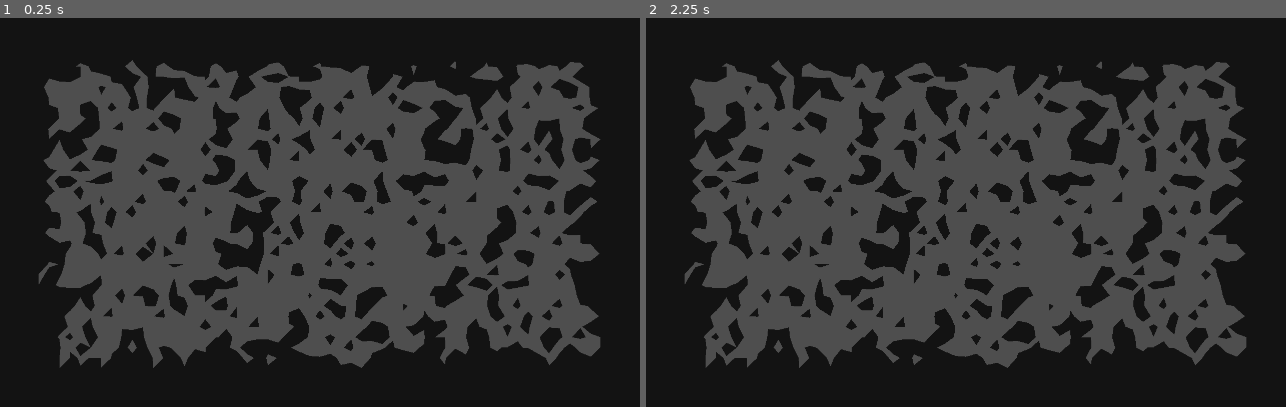
Above: before the commit, frames 1-2 (left to right).
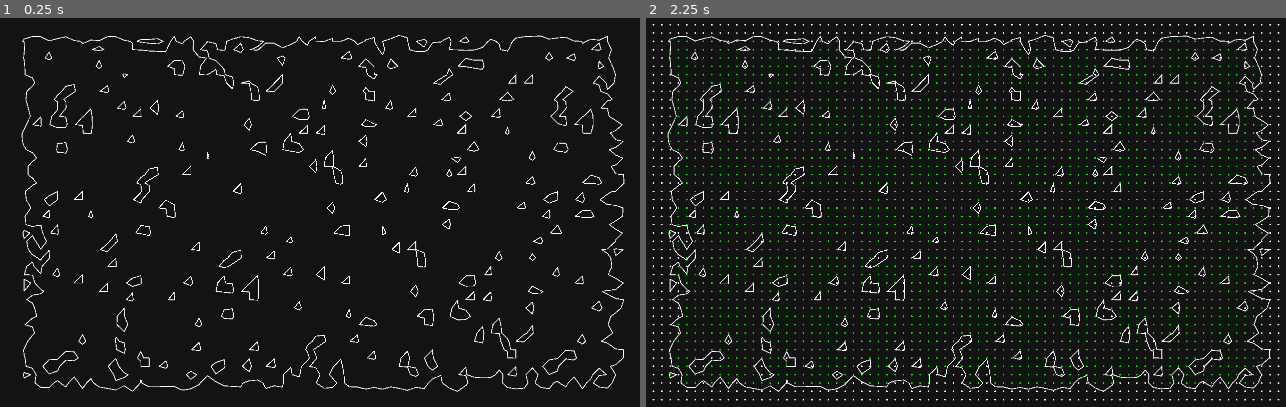
Above: after the commit, the same moments.

Repository: SoloByte/godot-tools
Game: Godot game, scene res://World.tscn
The game is run twice, just before and just after one commit, with the same random seed, the same clock (stepped at 60 frames per second) and the same inputs.
Inputs:
- Up to frame 1 (0.25 s): no input
- Up to frame 2 (2.25 s): tap Enter at 0.5, 2 s; tap Tab at 0.6, 1.35, 2.1 s; tap Space at 1.25 s

The runs differ from the first frame. In frame 1, 48% of the frame differs, in the area x 3-98%, y 4-97%; in frame 2, 50%, in the area x 0-100%, y 1-99%.

Commit message:
marching square improvements.

Diff:
--- /dev/null
+++ b/projects/map-generators/marching-squares/DebugLine.gd
@@ -0,0 +1,10 @@
+extends Line2D
+
+
+
+
+func spawn(a : Vector2, b : Vector2, w : float = 1.0, color : Color = Color.white) -> void:
+	width = max(w,2.0)
+	default_color = color
+	add_point(a)
+	add_point(b)
--- /dev/null
+++ b/projects/map-generators/marching-squares/DebugLine.tscn
@@ -0,0 +1,11 @@
+[gd_scene load_steps=2 format=2]
+
+[ext_resource path="res://marching-squares/DebugLine.gd" type="Script" id=1]
+
+[node name="DebugLine" type="Line2D"]
+width = 1.0
+default_color = Color( 1, 1, 1, 1 )
+joint_mode = 2
+begin_cap_mode = 2
+end_cap_mode = 2
+script = ExtResource( 1 )
--- a/projects/map-generators/marching-squares/MarchingSquareWorld.gd
+++ b/projects/map-generators/marching-squares/MarchingSquareWorld.gd
@@ -1,53 +1,75 @@
 extends Node2D
 
-
+const DEBUG_LINE_TEMPLATE : PackedScene = preload("res://marching-squares/DebugLine.tscn")
 const SIZE : Vector2 = Vector2(1500,900)
 const POS : Vector2 = Vector2(210, 100)
-const RES : int = 25
+const RES : int = 20
+const THRESHOLD : float = 0.3
+
 
 var generator : MarchingSquaresGenerator
 
 var map : Dictionary = {}
 var zoff : float = 0.0
 
+
+var draw_debug : bool = false
+
+
 func _ready() -> void:
 	randomize()
 	generator = MarchingSquaresGenerator.new(POS, SIZE, RES, Vector2(1, 1), -1, 9.0, 10.0, 5.0)
 
 #	map = generator.generateStaticLines(0.0, 0.4, true, 0.1)
-	map = generator.generateStaticPolygons(0.0, 0.4, true, 0.1)
+	map = generator.generateStaticLines(0.0, THRESHOLD, true, true, 0.1)
 	update()
+
+	if map.has("lines") and map.lines.size() > 0:
+		spawnDebugLines(map.lines, RES / 8)
 
 #func _process(delta: float) -> void:
 #	map = generator.generateStaticLines(zoff, 0.4, true)
 #	update()
 #	zoff += delta * 0.1
 
+func _input(event: InputEvent) -> void:
+	if event is InputEventKey:
+		if event.scancode == KEY_TAB:
+			if event.is_pressed():
+				draw_debug = not draw_debug
+				update()
 
+
+func spawnDebugLines(lines : Array, w : float = 1.0, color := Color.white) -> void:
+	for i in range(0, map.lines.size(), 2):
+		var line = DEBUG_LINE_TEMPLATE.instance()
+		add_child(line)
+		line.spawn(map.lines[i], map.lines[i + 1], w, color)
 
 func _draw() -> void:
 #	draw_rect(Rect2(POS - Vector2(RES,RES), SIZE + Vector2(RES,RES) * 2), Color.white, false, RES/ 4.0, true)
 	if not map: return
 
-#	if map.field.size() > 0:
-#		for point in map.field:
-#			var pos := Vector2(point.x, point.y)
-#	#		var value : float = (point.z + 1) * 0.5
-#			draw_circle(pos, RES / 8, Color(0,0,1,point.z))
-
-	if map.has("polygons") and map.polygons.size() > 0:
-		for poly in map.polygons:
-			draw_colored_polygon(poly, Color(1.0, 1.0, 1.0, 0.25))
-
-	if map.has("lines") and map.lines.size() > 0:
-		for i in range(0, map.lines.size(), 2):
-			draw_line(map.lines[i], map.lines[i + 1], Color.white, RES / 8.0, true)
+	if draw_debug:
+		if map.field.size() > 0:
+			for point in map.field:
+				var pos := Vector2(point.x, point.y)
+				var color := Color.white
+				if point.z >= THRESHOLD:
+					color = Color.green
+				draw_circle(pos, RES / 8, color)
+#		if map.cases.size() > 0:
+#			for i in range(map.cases.size()):
+#				var case = map.cases[i]
+#				var pos : Vector2 = Vector2(map.field[i].x, map.field[i].y) + Vector2(RES, RES) * 0.5
+#				var default_font = Control.new().get_font("font")
+#				draw_string(default_font, pos, str(case))
 
 
-
-#	if map.cases.size() > 0:
-#		for i in range(map.cases.size()):
-#			var case = map.cases[i]
-#			var pos : Vector2 = Vector2(map.field[i].x, map.field[i].y) + Vector2(RES, RES) * 0.5
-#			var default_font = Control.new().get_font("font")
-#			draw_string(default_font, pos, str(case))
+#	if map.has("polygons") and map.polygons.size() > 0:
+#		for poly in map.polygons:
+#			draw_colored_polygon(poly, Color(1.0, 1.0, 1.0, 0.25))
+#
+#	if map.has("lines") and map.lines.size() > 0:
+#		for i in range(0, map.lines.size(), 2):
+#			draw_line(map.lines[i], map.lines[i + 1], Color.white, RES / 8.0, true)
--- a/projects/map-generators/marching-squares/MarchingSquaresGenerator.gd
+++ b/projects/map-generators/marching-squares/MarchingSquaresGenerator.gd
@@ -123,49 +123,70 @@
 
 #figure out a better way to generate the cases
 
-func generateStaticLines(zoff : float = 0.0, threshold : float = 0.5, interpolate : bool = true, edge_factor : float = 0.1) -> Dictionary:
+func generateStaticCases(zoff : float = 0.0, threshold : float = 0.5, interpolate : bool = true, use_noise : bool = true, edge_factor : float = 0.0) -> Dictionary:
 	var field : Array = []
-	var lines : Array = []
 	var cases : Array = []
-	generateField(field, rows, cols, zoff, threshold, edge_factor)
-	generateLines(lines, cases, field, rows, cols, threshold, interpolate)
+
+	if use_noise:
+		generateFieldNoise(field, rows, cols, zoff, edge_factor)
+	else:
+		generateFieldRNG(field, rows, cols, edge_factor)
+	generateCases(cases, field, rows, cols, threshold, interpolate)
 
 	return {
 		"field" : field,
-		"lines" : lines,
 		"cases" : cases,
 		"res" : resolution,
 		"bounds" : bounds
 	}
 
-func generateStaticPolygons(zoff : float = 0.0, threshold : float = 0.5, interpolate : bool = true, edge_factor : float = 0.1) -> Dictionary:
+func generateStaticLines(zoff : float = 0.0, threshold : float = 0.5, interpolate : bool = true, use_noise : bool = true, edge_factor : float = 0.0) -> Dictionary:
+	var field : Array = []
+	var lines : Array = []
+	if use_noise:
+		generateFieldNoise(field, rows, cols, zoff, edge_factor)
+	else:
+		generateFieldRNG(field, rows, cols, edge_factor)
+	generateLines(lines, field, rows, cols, threshold, interpolate)
+
+	return {
+		"field" : field,
+		"lines" : lines,
+		"res" : resolution,
+		"bounds" : bounds
+	}
+
+func generateStaticPolygons(zoff : float = 0.0, threshold : float = 0.5, interpolate : bool = true, use_noise : bool = true, edge_factor : float = 0.1) -> Dictionary:
 	var field : Array = []
 	var polygons : Array = []
-	var cases : Array = []
-	generateField(field, rows, cols, zoff, threshold, edge_factor)
-	generatePolygons(polygons, cases, field, rows, cols, threshold, interpolate)
+	if use_noise:
+		generateFieldNoise(field, rows, cols, zoff, edge_factor)
+	else:
+		generateFieldRNG(field, rows, cols, edge_factor)
+	generatePolygons(polygons, field, rows, cols, threshold, interpolate)
 
 	return {
 		"field" : field,
 		"polygons" : polygons,
-		"cases" : cases,
 		"res" : resolution,
 		"bounds" : bounds
 	}
 
-func generateStatic(zoff : float = 0.0, threshold : float = 0.5, interpolate : bool = true, edge_factor : float = 0.1) -> Dictionary:
+func generateStatic(zoff : float = 0.0, threshold : float = 0.5, interpolate : bool = true, use_noise : bool = true, edge_factor : float = 0.1) -> Dictionary:
 	var field : Array = []
 	var polygons : Array = []
 	var lines : Array = []
-	var cases : Array = []
-	generateField(field, rows, cols, zoff, threshold, edge_factor)
-	generatePolygons(polygons, cases, field, rows, cols, threshold, interpolate)
-	generateLines(lines, [], field, rows, cols, threshold, interpolate)
+	if use_noise:
+		generateFieldNoise(field, rows, cols, zoff, edge_factor)
+	else:
+		generateFieldRNG(field, rows, cols, edge_factor)
+	generatePolygons(polygons, field, rows, cols, threshold, interpolate)
+	generateLines(lines, field, rows, cols, threshold, interpolate)
+
 	return {
 		"field" : field,
 		"polygons" : polygons,
 		"lines" : lines,
-		"cases" : cases,
 		"res" : resolution,
 		"bounds" : bounds
 	}
@@ -173,9 +194,18 @@
 
 
 
-
-
-func generateField(field : Array, rows : int, cols : int, zoff : float = 0.0, threshold : float = 0.5, edge : float = 0.1) -> void:
+func generateFieldRNG(field : Array, rows : int, cols : int, edge : float = 0.1) -> void:
+	var start : Vector2 = bounds.position
+
+	for j in range(0, rows):
+		for i in range(0, cols):
+			var value : float = rng.randf()
+			if edge > 0.0:
+				value *= getDistanceFactor(i, j, rows - 1, cols - 1, edge)
+
+			field.append(Vector3(start.x, start.y, 0.0) + Vector3(i * resolution, j * resolution, value))
+
+func generateFieldNoise(field : Array, rows : int, cols : int, zoff : float = 0.0, edge : float = 0.1) -> void:
 	var noise_offset : Vector2 = noise_start_offset
 	var start : Vector2 = bounds.position
 
@@ -190,7 +220,7 @@
 			field.append(Vector3(start.x, start.y, 0.0) + Vector3(i * resolution, j * resolution, value))
 			noise_offset.x += noise_increment.x
 
-func generateLines(lines : Array, cases : Array, field : Array, rows : int, cols : int, threshold : float = 0.5, interpolate : bool = true) -> void:
+func generateLines(lines : Array, field : Array, rows : int, cols : int, threshold : float = 0.5, interpolate : bool = true) -> void:
 	for j in range(0, rows - 1):
 		for i in range(0, cols - 1):
 			var index : int = i + j * cols
@@ -201,62 +231,61 @@
 			var bottom_left : Vector3 = field[index + cols]
 
 			var case : int = getCase(getState(top_left.z, threshold),getState(top_right.z, threshold),getState(bottom_right.z, threshold),getState(bottom_left.z, threshold))
-			cases.append(case)
 			match case:
 				1:
-					lines.append(getPoint(top_left, bottom_left, threshold, interpolate))
-					lines.append(getPoint(bottom_left, bottom_right, threshold, interpolate))
+					lines.append(getMidpoint(top_left, bottom_left, threshold, interpolate))
+					lines.append(getMidpoint(bottom_left, bottom_right, threshold, interpolate))
 				14:
-					lines.append(getPoint(top_left, bottom_left, threshold, interpolate))
-					lines.append(getPoint(bottom_left, bottom_right, threshold, interpolate))
+					lines.append(getMidpoint(top_left, bottom_left, threshold, interpolate))
+					lines.append(getMidpoint(bottom_left, bottom_right, threshold, interpolate))
 
 				2:
-					lines.append(getPoint(top_right, bottom_right, threshold, interpolate))
-					lines.append(getPoint(bottom_left, bottom_right, threshold, interpolate))
+					lines.append(getMidpoint(top_right, bottom_right, threshold, interpolate))
+					lines.append(getMidpoint(bottom_left, bottom_right, threshold, interpolate))
 				13:
-					lines.append(getPoint(top_right, bottom_right, threshold, interpolate))
-					lines.append(getPoint(bottom_left, bottom_right, threshold, interpolate))
+					lines.append(getMidpoint(top_right, bottom_right, threshold, interpolate))
+					lines.append(getMidpoint(bottom_left, bottom_right, threshold, interpolate))
 
 				3:
-					lines.append(getPoint(top_left, bottom_left, threshold, interpolate))
-					lines.append(getPoint(top_right, bottom_right, threshold, interpolate))
+					lines.append(getMidpoint(top_left, bottom_left, threshold, interpolate))
+					lines.append(getMidpoint(top_right, bottom_right, threshold, interpolate))
 				12:
-					lines.append(getPoint(top_left, bottom_left, threshold, interpolate))
-					lines.append(getPoint(top_right, bottom_right, threshold, interpolate))
+					lines.append(getMidpoint(top_left, bottom_left, threshold, interpolate))
+					lines.append(getMidpoint(top_right, bottom_right, threshold, interpolate))
 
 				4:
-					lines.append(getPoint(top_left, top_right, threshold, interpolate))
-					lines.append(getPoint(top_right, bottom_right, threshold, interpolate))
+					lines.append(getMidpoint(top_left, top_right, threshold, interpolate))
+					lines.append(getMidpoint(top_right, bottom_right, threshold, interpolate))
 				11:
-					lines.append(getPoint(top_left, top_right, threshold, interpolate))
-					lines.append(getPoint(top_right, bottom_right, threshold, interpolate))
+					lines.append(getMidpoint(top_left, top_right, threshold, interpolate))
+					lines.append(getMidpoint(top_right, bottom_right, threshold, interpolate))
 
 				5:
-					lines.append(getPoint(top_left, top_right, threshold, interpolate))
-					lines.append(getPoint(top_right, bottom_right, threshold, interpolate))
-					lines.append(getPoint(top_left, bottom_left, threshold, interpolate))
-					lines.append(getPoint(bottom_left, bottom_right, threshold, interpolate))
+					lines.append(getMidpoint(top_left, top_right, threshold, interpolate))
+					lines.append(getMidpoint(top_right, bottom_right, threshold, interpolate))
+					lines.append(getMidpoint(top_left, bottom_left, threshold, interpolate))
+					lines.append(getMidpoint(bottom_left, bottom_right, threshold, interpolate))
 				10:
-					lines.append(getPoint(top_left, top_right, threshold, interpolate))
-					lines.append(getPoint(top_left, bottom_left, threshold, interpolate))
-					lines.append(getPoint(bottom_left, bottom_right, threshold, interpolate))
-					lines.append(getPoint(top_right, bottom_right, threshold, interpolate))
+					lines.append(getMidpoint(top_left, top_right, threshold, interpolate))
+					lines.append(getMidpoint(top_left, bottom_left, threshold, interpolate))
+					lines.append(getMidpoint(bottom_left, bottom_right, threshold, interpolate))
+					lines.append(getMidpoint(top_right, bottom_right, threshold, interpolate))
 
 				6:
-					lines.append(getPoint(top_left, top_right, threshold, interpolate))
-					lines.append(getPoint(bottom_left, bottom_right, threshold, interpolate))
+					lines.append(getMidpoint(top_left, top_right, threshold, interpolate))
+					lines.append(getMidpoint(bottom_left, bottom_right, threshold, interpolate))
 				9:
-					lines.append(getPoint(top_left, top_right, threshold, interpolate))
-					lines.append(getPoint(bottom_left, bottom_right, threshold, interpolate))
+					lines.append(getMidpoint(top_left, top_right, threshold, interpolate))
+					lines.append(getMidpoint(bottom_left, bottom_right, threshold, interpolate))
 
 				7:
-					lines.append(getPoint(top_left, top_right, threshold, interpolate))
-					lines.append(getPoint(top_left, bottom_left, threshold, interpolate))
+					lines.append(getMidpoint(top_left, top_right, threshold, interpolate))
+					lines.append(getMidpoint(top_left, bottom_left, threshold, interpolate))
 				8:
-					lines.append(getPoint(top_left, top_right, threshold, interpolate))
-					lines.append(getPoint(top_left, bottom_left, threshold, interpolate))
-
-func generatePolygons(polygons : Array, cases : Array, field : Array, rows : int, cols : int, threshold : float = 0.5, interpolate : bool = true) -> void:
+					lines.append(getMidpoint(top_left, top_right, threshold, interpolate))
+					lines.append(getMidpoint(top_left, bottom_left, threshold, interpolate))
+
+func generatePolygons(polygons : Array, field : Array, rows : int, cols : int, threshold : float = 0.5, interpolate : bool = true) -> void:
 	for j in range(0, rows - 1):
 		for i in range(0, cols - 1):
 			var index : int = i + j * cols
@@ -267,7 +296,6 @@
 			var bottom_left : Vector3 = field[index + cols]
 
 			var case : int = getCase(getState(top_left.z, threshold),getState(top_right.z, threshold),getState(bottom_right.z, threshold),getState(bottom_left.z, threshold))
-			cases.append(case)
 			match case:
 				15:
 					var polygon : PoolVector2Array = [
@@ -279,38 +307,38 @@
 					polygons.append(polygon)
 				1:
 					var polygon : PoolVector2Array = [
-						getPoint(top_left, bottom_left, threshold, interpolate),
-						getPoint(bottom_left, bottom_right, threshold, interpolate),
+						getMidpoint(top_left, bottom_left, threshold, interpolate),
+						getMidpoint(bottom_left, bottom_right, threshold, interpolate),
 						bottom_left
 					]
 					polygons.append(polygon)
 				14:
 					var polygon : PoolVector2Array = [
 						top_left, top_right, bottom_right,
-						getPoint(bottom_left, bottom_right, threshold, interpolate),
-						getPoint(top_left, bottom_left, threshold, interpolate)]
+						getMidpoint(bottom_left, bottom_right, threshold, interpolate),
+						getMidpoint(top_left, bottom_left, threshold, interpolate)]
 					polygons.append(polygon)
 				2:
 					var polygon : PoolVector2Array = [
-						getPoint(top_right, bottom_right, threshold, interpolate),
-						bottom_right,
-						getPoint(bottom_left, bottom_right, threshold, interpolate)
+						getMidpoint(top_right, bottom_right, threshold, interpolate),
+						bottom_right,
+						getMidpoint(bottom_left, bottom_right, threshold, interpolate)
 					]
 					polygons.append(polygon)
 				13:
 					var polygon : PoolVector2Array = [
 						top_left,
 						top_right,
-						getPoint(top_right, bottom_right, threshold, interpolate),
-						getPoint(bottom_left, bottom_right, threshold, interpolate),
+						getMidpoint(top_right, bottom_right, threshold, interpolate),
+						getMidpoint(bottom_left, bottom_right, threshold, interpolate),
 						bottom_left
 					]
 					polygons.append(polygon)
 
 				3:
 					var polygon : PoolVector2Array = [
-						getPoint(top_left, bottom_left, threshold, interpolate),
-						getPoint(top_right, bottom_right, threshold, interpolate),
+						getMidpoint(top_left, bottom_left, threshold, interpolate),
+						getMidpoint(top_right, bottom_right, threshold, interpolate),
 						bottom_right,
 						bottom_left
 					]
@@ -319,23 +347,23 @@
 					var polygon : PoolVector2Array = [
 						top_left,
 						top_right,
-						getPoint(top_right, bottom_right, threshold, interpolate),
-						getPoint(top_left, bottom_left, threshold, interpolate)
+						getMidpoint(top_right, bottom_right, threshold, interpolate),
+						getMidpoint(top_left, bottom_left, threshold, interpolate)
 					]
 					polygons.append(polygon)
 
 				4:
 					var polygon : PoolVector2Array = [
-						getPoint(top_left, top_right, threshold, interpolate),
-						top_right,
-						getPoint(top_right, bottom_right, threshold, interpolate)
+						getMidpoint(top_left, top_right, threshold, interpolate),
+						top_right,
+						getMidpoint(top_right, bottom_right, threshold, interpolate)
 					]
 					polygons.append(polygon)
 				11:
 					var polygon : PoolVector2Array = [
 						top_left,
-						getPoint(top_left, top_right, threshold, interpolate),
-						getPoint(top_right, bottom_right, threshold, interpolate),
+						getMidpoint(top_left, top_right, threshold, interpolate),
+						getMidpoint(top_right, bottom_right, threshold, interpolate),
 						bottom_right,
 						bottom_left
 					]
@@ -343,70 +371,90 @@
 
 				5:
 					var polygon : PoolVector2Array = [
-						getPoint(top_left, top_right, threshold, interpolate),
-						top_right,
-						getPoint(top_right, bottom_right, threshold, interpolate),
-						getPoint(bottom_left, bottom_right, threshold, interpolate),
+						getMidpoint(top_left, top_right, threshold, interpolate),
+						top_right,
+						getMidpoint(top_right, bottom_right, threshold, interpolate),
+						getMidpoint(bottom_left, bottom_right, threshold, interpolate),
 						bottom_left,
-						getPoint(top_left, bottom_left, threshold, interpolate)
+						getMidpoint(top_left, bottom_left, threshold, interpolate)
 					]
 					polygons.append(polygon)
 				10:
 					var polygon : PoolVector2Array = [
 						top_left,
-						getPoint(top_left, top_right, threshold, interpolate),
-						getPoint(top_right, bottom_right, threshold, interpolate),
-						bottom_right,
-						getPoint(bottom_left, bottom_right, threshold, interpolate),
-						getPoint(top_left, bottom_left, threshold, interpolate)
+						getMidpoint(top_left, top_right, threshold, interpolate),
+						getMidpoint(top_right, bottom_right, threshold, interpolate),
+						bottom_right,
+						getMidpoint(bottom_left, bottom_right, threshold, interpolate),
+						getMidpoint(top_left, bottom_left, threshold, interpolate)
 					]
 					polygons.append(polygon)
 
 				6:
 					var polygon : PoolVector2Array = [
-						getPoint(top_left, top_right, threshold, interpolate),
-						top_right,
-						bottom_right,
-						getPoint(bottom_left, bottom_right, threshold, interpolate)
+						getMidpoint(top_left, top_right, threshold, interpolate),
+						top_right,
+						bottom_right,
+						getMidpoint(bottom_left, bottom_right, threshold, interpolate)
 					]
 					polygons.append(polygon)
 				9:
 					var polygon : PoolVector2Array = [
 						top_left,
-						getPoint(top_left, top_right, threshold, interpolate),
-						getPoint(bottom_left, bottom_right, threshold, interpolate),
+						getMidpoint(top_left, top_right, threshold, interpolate),
+						getMidpoint(bottom_left, bottom_right, threshold, interpolate),
 						bottom_left
 					]
 					polygons.append(polygon)
 
 				7:
 					var polygon : PoolVector2Array = [
-						getPoint(top_left, top_right, threshold, interpolate),
+						getMidpoint(top_left, top_right, threshold, interpolate),
 						top_right,
 						bottom_right,
 						bottom_left,
-						getPoint(top_left, bottom_left, threshold, interpolate)
+						getMidpoint(top_left, bottom_left, threshold, interpolate)
 					]
 					polygons.append(polygon)
 				8:
 					var polygon : PoolVector2Array = [
 						top_left,
-						getPoint(top_left, top_right, threshold, interpolate),
-						getPoint(top_left, bottom_left, threshold, interpolate)
-					]
-					polygons.append(polygon)
-
+						getMidpoint(top_left, top_right, threshold, interpolate),
+						getMidpoint(top_left, bottom_left, threshold, interpolate)
+					]
+					polygons.append(polygon)
+
+func generateCases(cases : Array, field : Array, rows : int, cols : int, threshold : float = 0.5, interpolate : bool = true) -> void:
+	for j in range(0, rows - 1):
+		for i in range(0, cols - 1):
+			var index : int = i + j * cols
+
+			var top_left : Vector3 = field[index]
+			var top_right : Vector3 = field[index + 1]
+			var bottom_right : Vector3 = field[index + 1 + cols]
+			var bottom_left : Vector3 = field[index + cols]
+
+			var case : int = getCase(getState(top_left.z, threshold),getState(top_right.z, threshold),getState(bottom_right.z, threshold),getState(bottom_left.z, threshold))
+			cases.append(case)
 
 
 
 
 func getDistanceFactor(i, j, rows, cols, max_dis_factor : float = 0.1) -> float:
-	var min_dis : float = min( min(rows - j, j), min(cols - i, i) )
-	var max_dis : float = ceil(max( max(cols, rows) * max_dis_factor, min_dis + 1) )
-	var f : float = min_dis / max_dis
-	return f
-
-func getPoint(p1 : Vector3, p2 : Vector3, threshold : float, interpolate : bool = true) -> Vector2:
+	var min_v : float = min(rows - j, j)
+	var min_h : float = min(cols - i, i)
+	if min_v < min_h:
+		var max_dis : float = ceil( max(rows * 0.5 * max_dis_factor, min_v + 1) )
+		return min_v / max_dis
+	elif min_h < min_v:
+		var max_dis : float = ceil( max(cols * 0.5 * max_dis_factor, min_h + 1) )
+		return min_h / max_dis
+	else:
+#	var min_dis : float = min( min(rows - j, j), min(cols - i, i) )
+		var max_dis : float = ceil(max( max(cols, rows) * max_dis_factor * 0.5, min_h + 1) )
+		return min_h / max_dis
+
+func getMidpoint(p1 : Vector3, p2 : Vector3, threshold : float, interpolate : bool = true) -> Vector2:
 	var t : float = 0.5
 	if interpolate:
 		t = getT(p1.z, p2.z, threshold)
